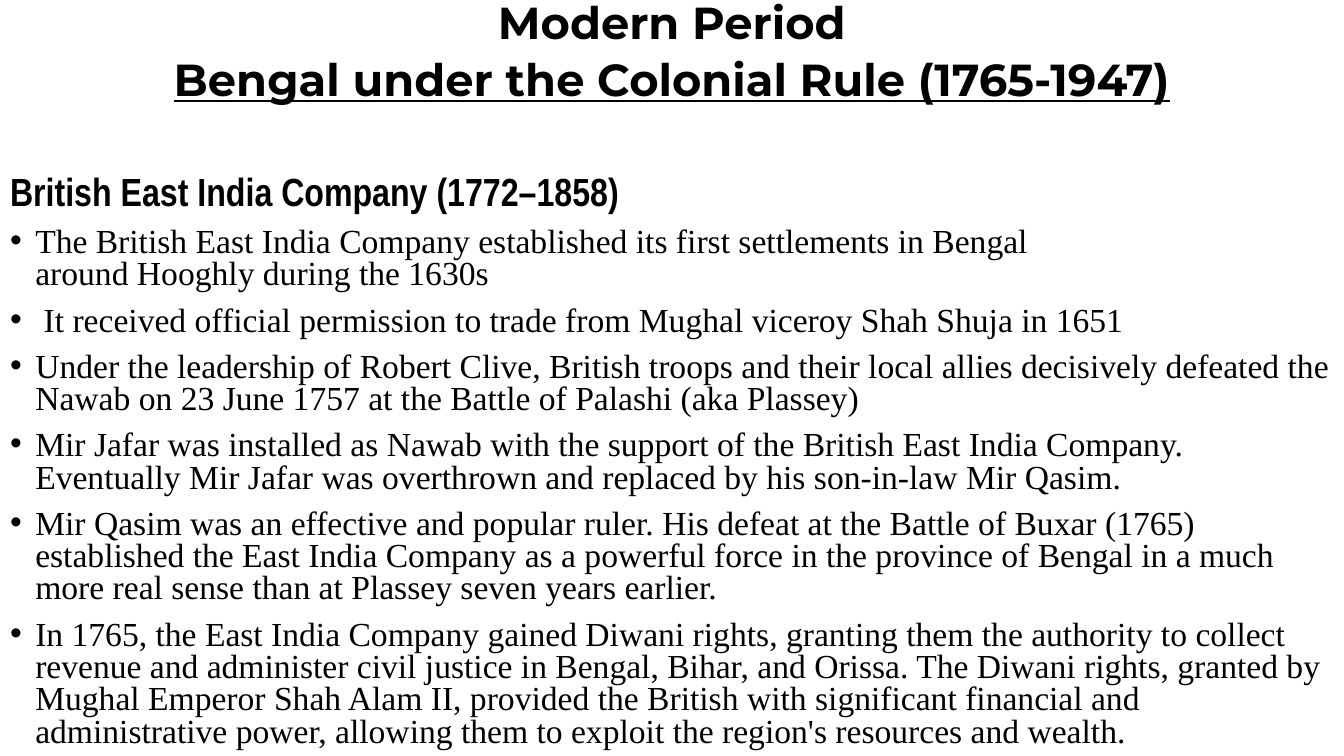
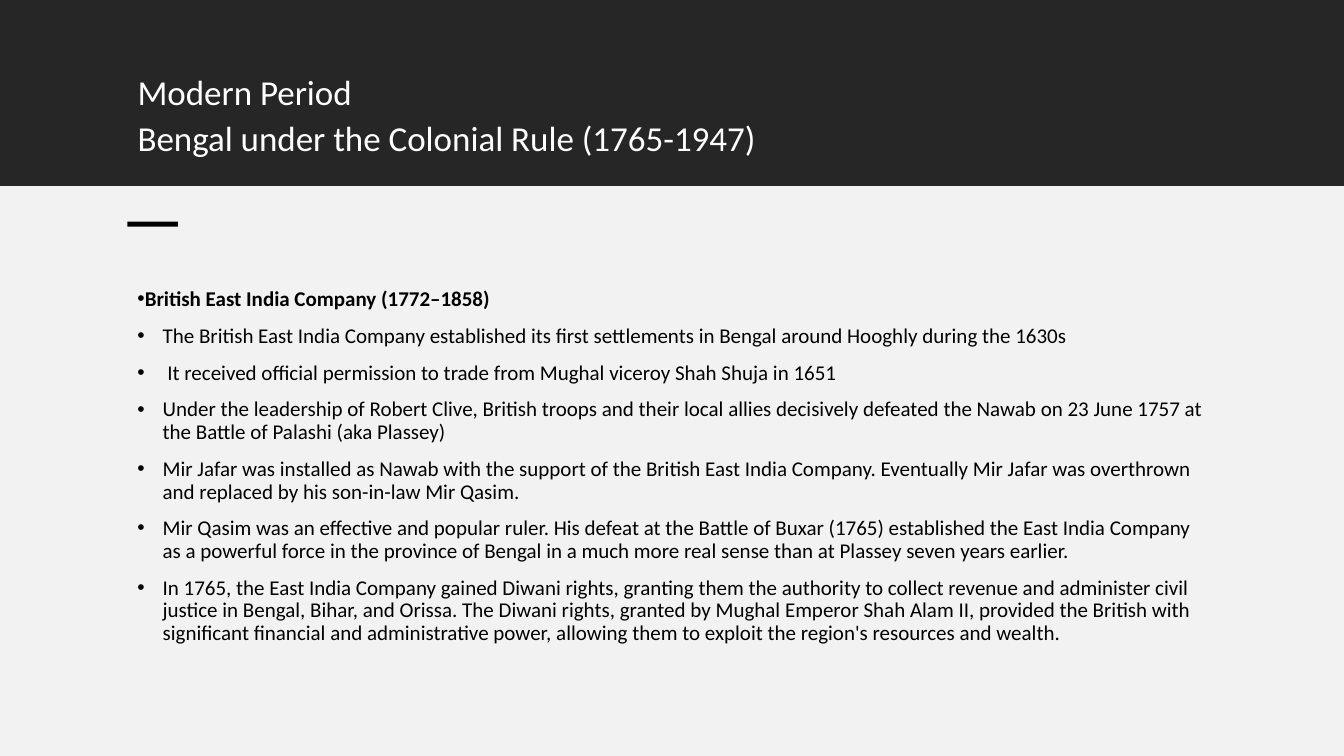
Before and after one commit to MOO-ORG/CSE220, a slide deck: slide 9 of Notes/HST 103_T4 Periodization (Medieval and Modern).pptx. Drawn at 1344x756 pixels with LibreOffice and Linux fonts; fonts in the diff are those of the drawing. Boxes give left, top, right and bottom in pixels: in the first picture for what was removed or moved away, otherwise in the second. Text is boxed around its words. In the diff, an @@ line names an element or a change of style, - is before the commit and + after.

```diff
--- a/Notes/HST 103_T4 Periodization (Medieval and Modern).pptx
+++ b/Notes/HST 103_T4 Periodization (Medieval and Modern).pptx
@@ rectangle added at bbox=[0, 0, 1344, 186], fill #262626 @@
@@ text at bbox=[174, 3, 1169, 105]: paragraphs removed @@
-Modern Period
-Bengal under the Colonial Rule (1765-1947)
@@ text added at bbox=[138, 80, 756, 157], 25 pt, text #FFFFFF @@
+Modern Period
+Bengal under the Colonial Rule (1765-1947)
@@ rectangle added at bbox=[0, 187, 1344, 756], fill #F2F2F2 @@
@@ rectangle added at bbox=[128, 222, 178, 227], fill #000000 @@
@@ text "British East India Company (1772–1858)": place and size @@
-text "British East India Company (1772–1858)" at bbox=[10, 3, 1329, 749]
+text "British East India Company (1772–1858)" at bbox=[145, 290, 1202, 644]
@@ text "British East India Company (1772–1858)" at bbox=[145, 290, 1202, 644]: size 28 to 15 pt, font Arial Narrow to Calibri in "British East India Company (1772–1858)"; size 24 to 15 pt, font Times New Roman to Calibri; bullet none to •; line spacing 0.8 to 0.9 @@
```
Also in this commit, not shown: 11 other slides changed, 5 other files.
